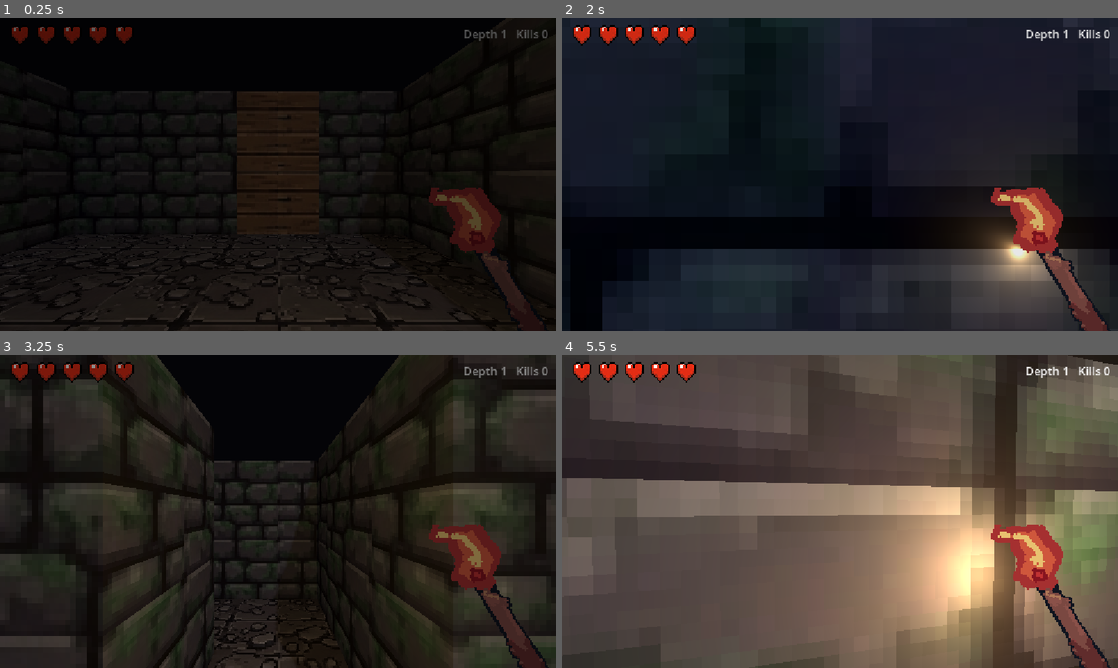
Above: before the commit, frames 1-4 (two rows, left to right).
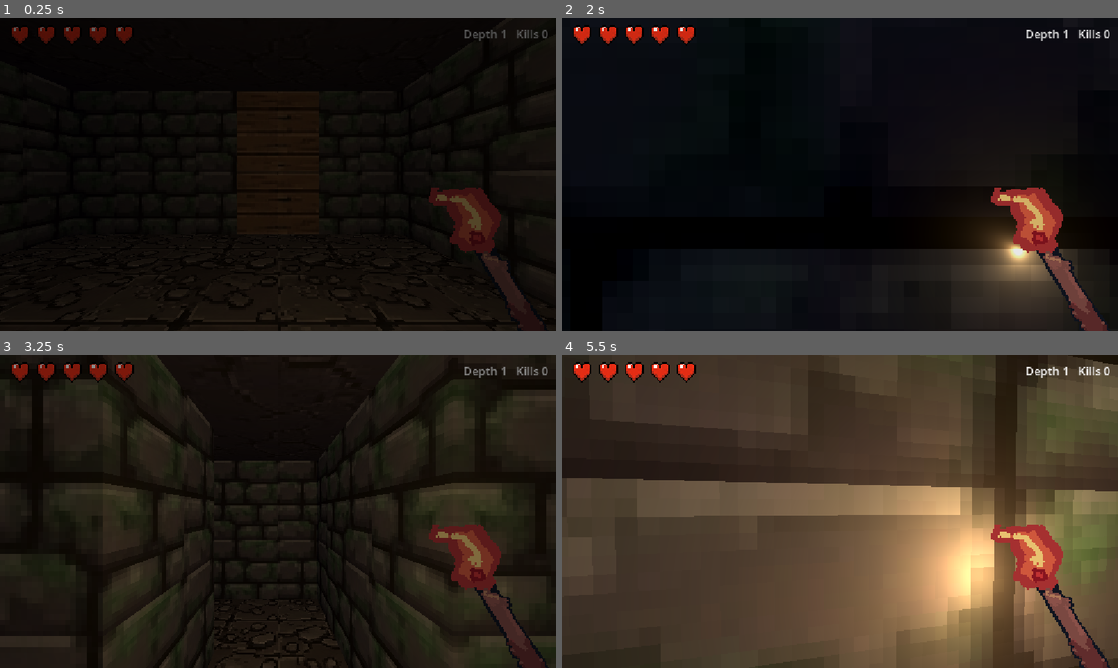
Above: after the commit, the same moments.

Repository: WatcherAtTheThreshold/threshold-deep
Game: Godot game, scene res://scenes/dungeon.tscn
Same seed, same stepped clock (60 frames per second), same inputs: the game is played once before the commit and once after it.
Inputs (mouse positions are in pixels of both pictures, inside the frame that each line leads up to):
- Up to frame 1 (0.25 s): no input
- Up to frame 2 (2 s): tap Enter at 0.5 s; move the mouse to (867, 174) at 0.52 s; press the mouse at (867, 174) at 0.53 s; hold W (move_forward) from 0.53 s (still down); tap Space (jump) at 0.77, 1.52 s; move the mouse to (812, 174) at 1.27 s; release the mouse at (812, 174) at 1.28 s; tap R at 1.35 s
- Up to frame 3 (3.25 s): keep holding W (move_forward); move the mouse to (289, 505) at 2.02 s; press the mouse at (289, 505) at 2.03 s; tap Space (jump) at 2.75, 3.02 s; move the mouse to (272, 517) at 2.77 s; release the mouse at (272, 517) at 2.78 s; tap R at 2.85 s
- Up to frame 4 (5.5 s): keep holding W (move_forward); move the mouse to (878, 514) at 3.52 s; press the mouse at (878, 514) at 3.53 s; tap Space (jump) at 3.77, 4.52 s; move the mouse to (795, 508) at 4.27 s; release the mouse at (795, 508) at 4.28 s; tap R at 4.35 s; move the mouse to (845, 511) at 5.02 s; press the mouse at (845, 511) at 5.03 s

The runs differ from the first frame. In frame 2, 18% of the frame differs, in the area x 0-100%, y 0-100%; in frame 3, 0.2%; in frame 4, 37%.

Commit message:
Stone ceilings over every walkable cell
Ceiling slabs live at grid layer y=1, resting on the 4m wall tops.
Breaking a wooden wall also lids the opened cell; collapsed floors
keep their ceiling. Dark cracked-stone texture, triplanar like the
rest of the tileset.

Co-Authored-By: Claude Fable 5 <noreply@anthropic.com>

Diff:
--- a/resources/dungeon_tiles.tres
+++ b/resources/dungeon_tiles.tres
@@ -1,9 +1,10 @@
-[gd_resource type="MeshLibrary" load_steps=18 format=3]
+[gd_resource type="MeshLibrary" load_steps=21 format=3]
 
 [ext_resource type="Texture2D" path="res://assets/tiles/floor_stone.png" id="1_floor"]
 [ext_resource type="Texture2D" path="res://assets/tiles/wall_stone.png" id="2_wall"]
 [ext_resource type="Texture2D" path="res://assets/tiles/floor_wooden.png" id="3_floor_wood"]
 [ext_resource type="Texture2D" path="res://assets/tiles/wall_wooden.png" id="4_wall_wood"]
+[ext_resource type="Texture2D" path="res://assets/tiles/ceiling_stone.png" id="5_ceiling"]
 
 [sub_resource type="StandardMaterial3D" id="mat_floor"]
 albedo_texture = ExtResource("1_floor")
@@ -37,6 +38,13 @@
 albedo_color = Color(0.02, 0.015, 0.02, 1)
 roughness = 1.0
 
+[sub_resource type="StandardMaterial3D" id="mat_ceiling"]
+albedo_texture = ExtResource("5_ceiling")
+roughness = 0.95
+texture_filter = 0
+uv1_triplanar = true
+uv1_scale = Vector3(0.5, 0.5, 0.5)
+
 [sub_resource type="BoxMesh" id="mesh_floor"]
 material = SubResource("mat_floor")
 size = Vector3(2, 0.5, 2)
@@ -56,6 +64,10 @@
 [sub_resource type="BoxMesh" id="mesh_hole"]
 material = SubResource("mat_hole")
 size = Vector3(2, 0.2, 2)
+
+[sub_resource type="BoxMesh" id="mesh_ceiling"]
+material = SubResource("mat_ceiling")
+size = Vector3(2, 0.5, 2)
 
 [sub_resource type="BoxShape3D" id="shape_floor"]
 size = Vector3(2, 0.5, 2)
@@ -87,3 +99,7 @@
 item/4/mesh = SubResource("mesh_hole")
 item/4/mesh_transform = Transform3D(1, 0, 0, 0, 1, 0, 0, 0, 1, 0, -2.25, 0)
 item/4/shapes = [SubResource("shape_hole"), Transform3D(1, 0, 0, 0, 1, 0, 0, 0, 1, 0, -0.5, 0)]
+item/5/name = "ceiling"
+item/5/mesh = SubResource("mesh_ceiling")
+item/5/mesh_transform = Transform3D(1, 0, 0, 0, 1, 0, 0, 0, 1, 0, -1.75, 0)
+item/5/shapes = [SubResource("shape_floor"), Transform3D(1, 0, 0, 0, 1, 0, 0, 0, 1, 0, -1.75, 0)]
--- a/scripts/dungeon.gd
+++ b/scripts/dungeon.gd
@@ -25,6 +25,7 @@
 var floor_wood_id := -1
 var wall_wood_id := -1
 var hole_id := -1
+var ceiling_id := -1
 
 var wall_damage := {}
 var last_player_cell := Vector3i(-9999, 0, -9999)
@@ -40,6 +41,7 @@
 	floor_wood_id = grid_map.mesh_library.find_item_by_name("floor_wood")
 	wall_wood_id = grid_map.mesh_library.find_item_by_name("wall_wood")
 	hole_id = grid_map.mesh_library.find_item_by_name("hole")
+	ceiling_id = grid_map.mesh_library.find_item_by_name("ceiling")
 
 	var rng := RandomNumberGenerator.new()
 	rng.randomize()
@@ -77,6 +79,8 @@
 	wall_damage[cell] = wall_damage.get(cell, 0) + 1
 	if wall_damage[cell] >= WOOD_WALL_HITS:
 		grid_map.set_cell_item(cell, floor_id)
+		# The opened cell needs a lid too, or you'd see the void.
+		grid_map.set_cell_item(cell + Vector3i(0, 1, 0), ceiling_id)
 
 
 func _unhandled_input(event: InputEvent) -> void:
@@ -103,6 +107,10 @@
 				",":
 					id = floor_wood_id
 			grid_map.set_cell_item(Vector3i(x, 0, z), id)
+			# Every walkable cell gets a ceiling slab in the cell
+			# above, resting on top of the 4m walls.
+			if id != wall_id and id != wall_wood_id:
+				grid_map.set_cell_item(Vector3i(x, 1, z), ceiling_id)
 
 
 func _populate(rooms: Array[Rect2i]) -> void:
Not shown, added: assets/audio/sfx/enemies/footsteps_enemies.wav.import
Not shown, added: assets/audio/sfx/enemies/footsteps_slimes.wav.import
Not shown, added: assets/audio/sfx/items/pickup_potion.wav.import
Not shown, added: assets/audio/sfx/player/footsteps_player.wav.import
Binary file added: assets/tiles/ceiling_stone.png
Not shown, changed: assets/audio/sfx/enemies/footsteps_enemies.wav
Not shown, removed: assets/audio/sfx/items/pickup_potion.mp3
Not shown, changed: assets/audio/sfx/items/pickup_potion.wav
Not shown, removed: assets/audio/sfx/player/footsteps_player.mp3
